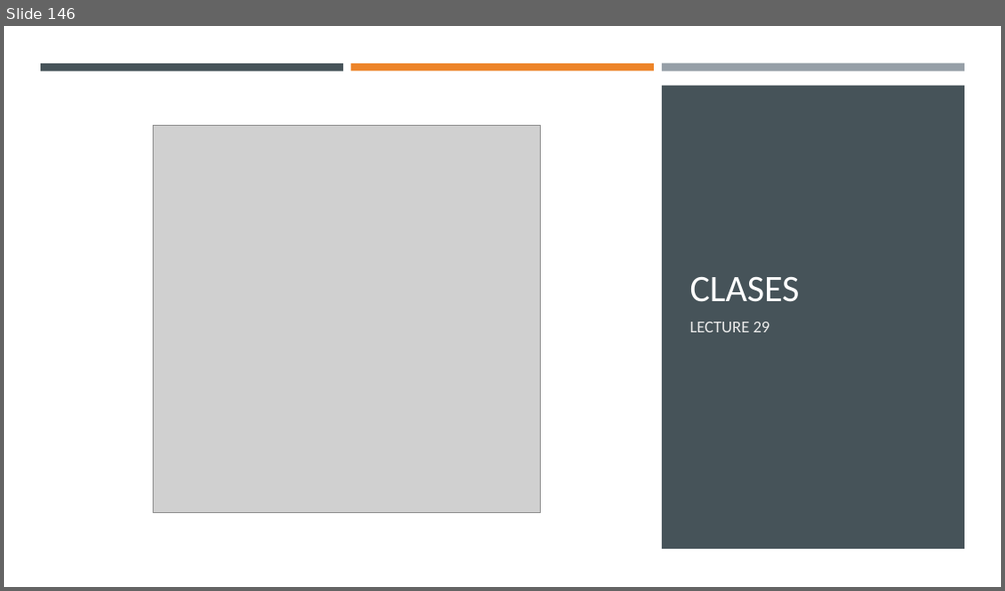
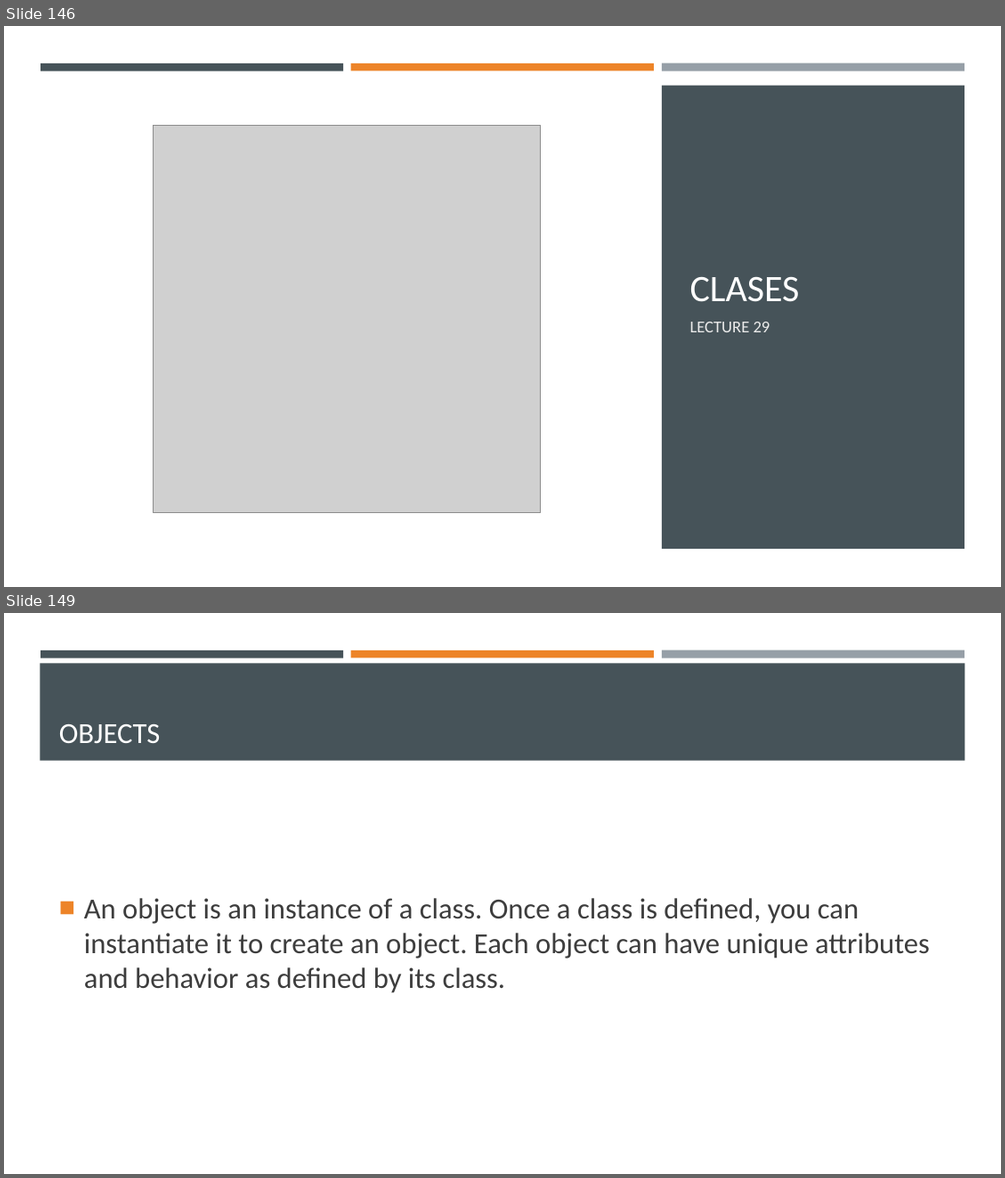
Before and after one commit to Ghost0396/iot, a slide deck: python/Python 3.pptx. Shown one above the other, each under a label of ours: slide 146 before the commit, slides 146 and 149 after it; the slides between them are not shown. The pictures are 1005x591 and 1005x1178 pixels, drawn with LibreOffice and Linux fonts; fonts in the diff are those of the drawing; grey boxes stand for pictures. Boxes give left, top, right and bottom in pixels: in the first picture for what was removed or moved away, otherwise in the second. Text is boxed around its words. In the diff, an @@ line names an element or a change of style, - is before the commit and + after.

```diff
--- a/python/Python 3.pptx
+++ b/python/Python 3.pptx
@@ slide 149 added at (4,613,1001,1174), background #FFFFFF @@
@@ rectangle added at (40,663,965,761), fill #465359 @@
@@ rectangle added at (40,650,343,657), fill #465359 @@
@@ rectangle added at (351,650,654,657), fill #ED8428 @@
@@ rectangle added at (662,650,964,658), fill #969FA7 @@
@@ title added at (59,724,161,743), 28 pt, text #FFFFFF @@
+OBJECTS
@@ text added at (84,898,930,993), 28 pt, text #3D3D3D @@
+■ An object is an instance of a class. Once a class is defined, you can instantiate it to create an object. Each object can have unique attributes and behavior as defined by its class.
```
Also in this commit, not shown: 8 other slides added, 4 other files.
